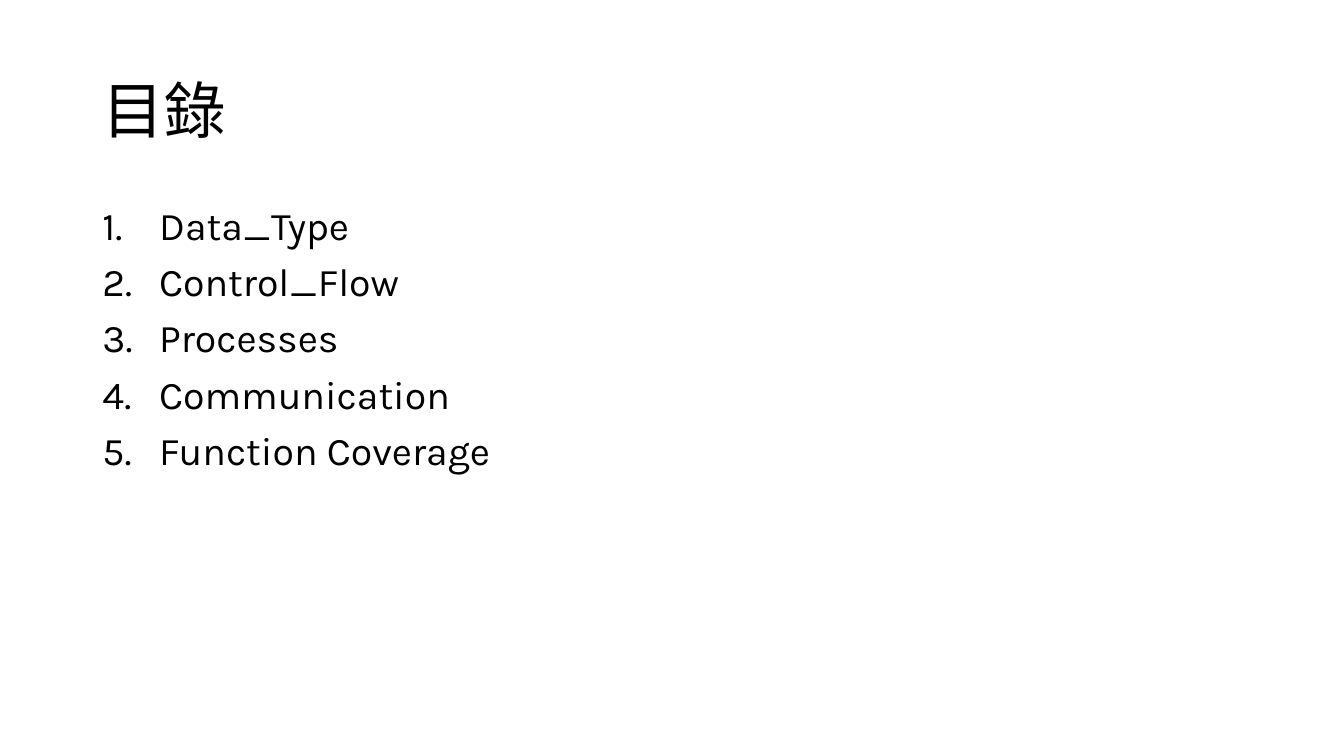
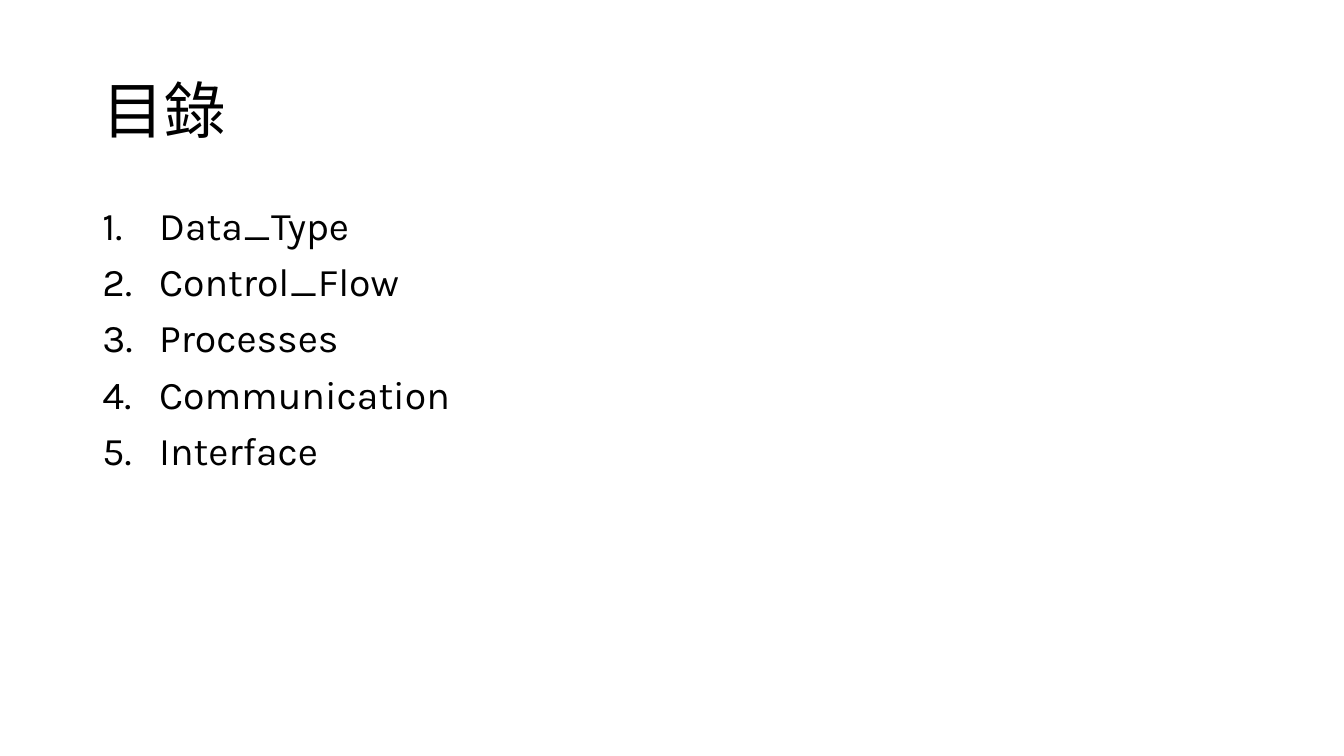
Before and after one commit to s9001055/DV_learning, a slide deck: slide 2 of SystemVerilog_語法學習.pptx. Drawn at 1344x756 pixels with LibreOffice and Linux fonts; fonts in the diff are those of the drawing. Boxes give left, top, right and bottom in pixels: in the first picture for what was removed or moved away, otherwise in the second. Text is boxed around its words. In the diff, an @@ line names an element or a change of style, - is before the commit and + after.

Commit message:
Add: interface example code 1. Add interface 2. Add modport 3. Add clocking block 4. modify SystemVerilog_語法學習.pptx

```diff
--- a/SystemVerilog_語法學習.pptx
+++ b/SystemVerilog_語法學習.pptx
@@ text at [159,438,318,466]: text changed @@
-5. Function Coverage
+5. Interface
```
Also in this commit, not shown: 1 other slide changed, 3 slides added, 3 other files.
